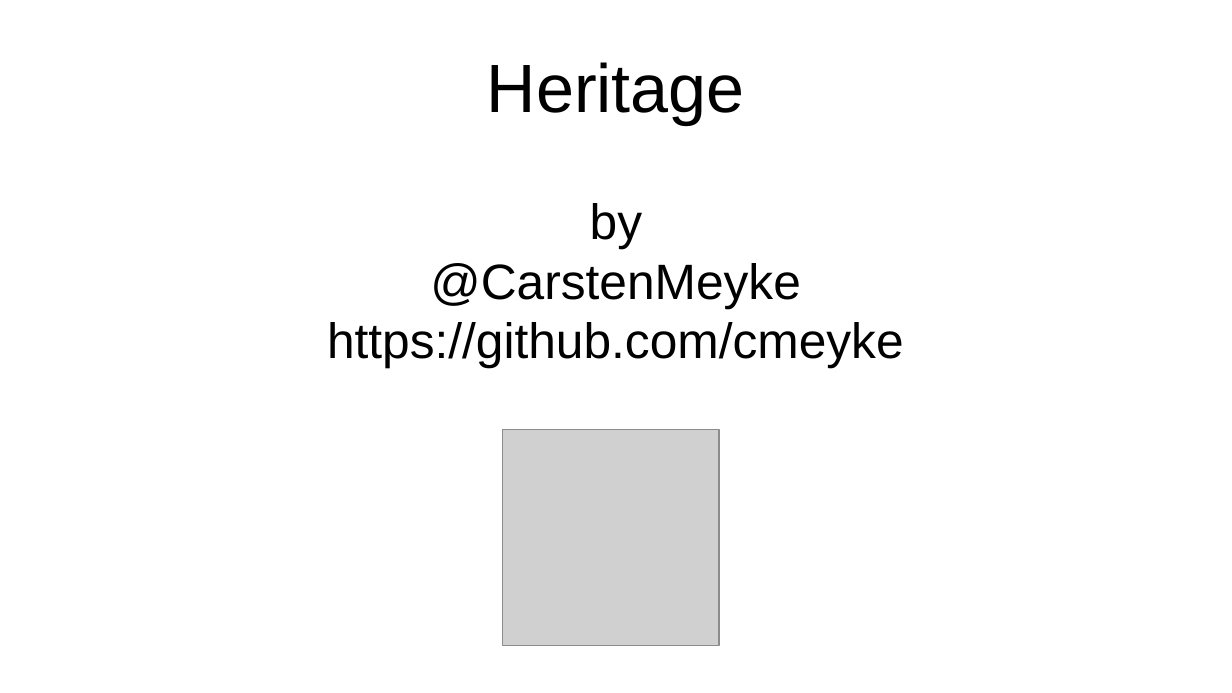
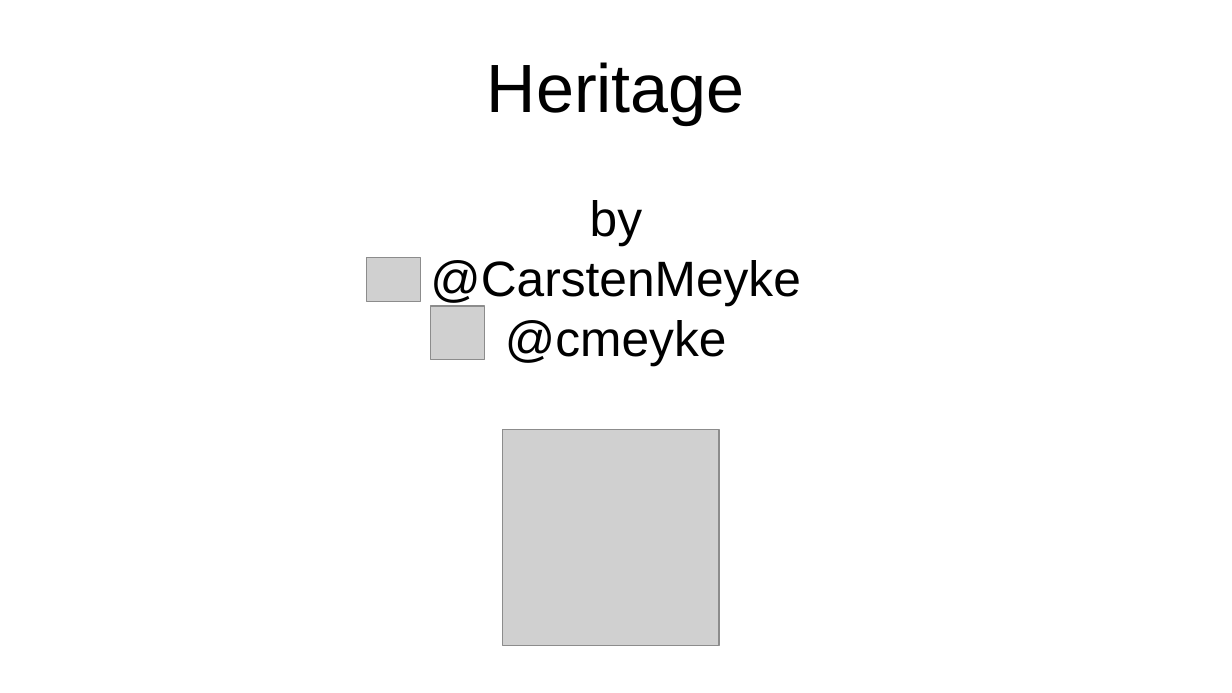
Before and after one commit to cmeyke/heritage, a slide deck: slide 1 of documentation/heritage.odp. Drawn at 1232x693 pixels with LibreOffice and Linux fonts; fonts in the diff are those of the drawing; grey boxes stand for pictures; background and template pictures are left out. Boxes give left, top, right and bottom in pixels: in the first picture for what was removed or moved away, otherwise in the second. Text is boxed around its words. In the diff, an @@ line names an element or a change of style, - is before the commit and + after.

```diff
--- a/documentation/heritage.odp
+++ b/documentation/heritage.odp
@@ picture added at (367,258,420,302) @@
@@ picture added at (430,306,484,360) @@
@@ subtitle at (505,320,727,365): text changed @@
-https://github.com/cmeyke
+@cmeyke
```
Also in this commit, not shown: 5 slides added, 1 other file.
